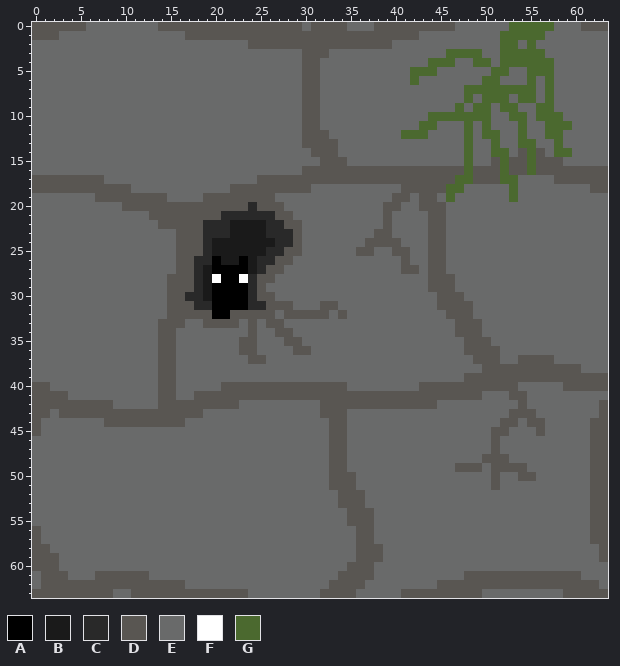
File history of a pixel-art file, 1r/Disseny 3D/2D/TileSet/Terra_sencer2bis.ase. Above is the file before it was changed.
64x64 pixels, 1 frame.
Palette (. is transparent): A #000000  B #1a1a1a  C #292929  D #595652  E #696a6a  F #ffffff  G #4b692f
Pixels before (only the part around the change), first column x 13:
14 EEEEEEEEEEEEEEEEEEDDDEE
15 EEEEEEEEEEEEEEEEEEEDDDE
16 EEEEEEEEEEEEEEEEEDDDDDD
17 EEEEEEEEEEEEDDDDDDDDDDD
18 EEEEEEEEEDDDDDDDDDEEEEE
19 DDEEEEDDDDDDDDEEEEEEEEE
20 DDDDDDDDDDDCDDDEEEEEEEE
21 DDDDDDDDCCCCCCDDEEEEEEE
22 EDDDDDCCCBBBBCCDDEEEEEE
23 EEEDDDCCCBBBBCCCDEEEEEE
24 EEEDDDCBBBBBBBCCDEEEEEE
25 EEEDDDCBBBBBBCCDDEEEEEE
26 EEEDDCCABBABCCDDEEEEEEE
27 EEEDDCBAAAABCDDEEEEEEEE
28 EEDDDCBFAAFCDDEEEEEEEEE
29 EEDDDCBAAAACDEEEEEEEEEE
30 EEDDCCBAAAACDDEEEEEEEEE
31 EEDDDCCAAAACCDDDEEEDDEE
32 EEDDDDDAADDDDDEDDDDDEDE
33 EDDDEEDDDDEDEDDEEEEEEEE
34 EDDEEEEEEEEDEEDDEEEEEEE
35 EDDEEEEEEEDDEEEDDEEEEEE
New version:
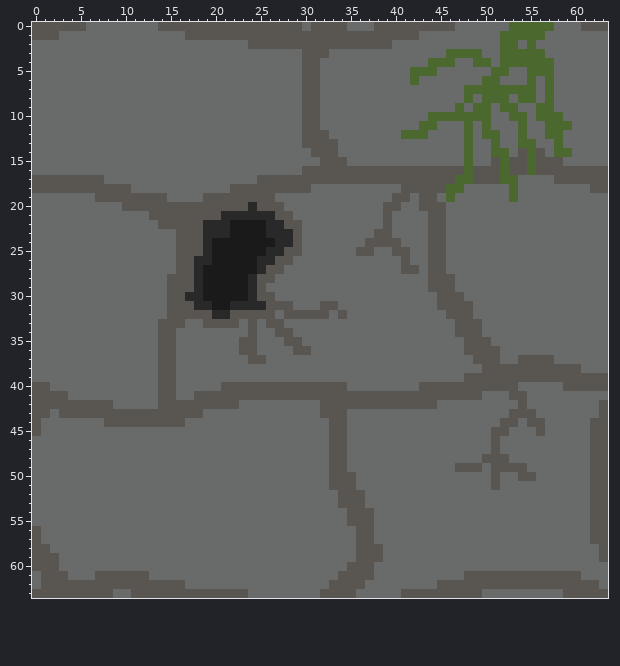
Edits made:
Changed rows in their new state; - is an unchanged pixel.
first column x 20:
26 B--B
27 BBBB
28 BBBB
29 BBBB
30 BBBB
31 BBCC
32 CC--
